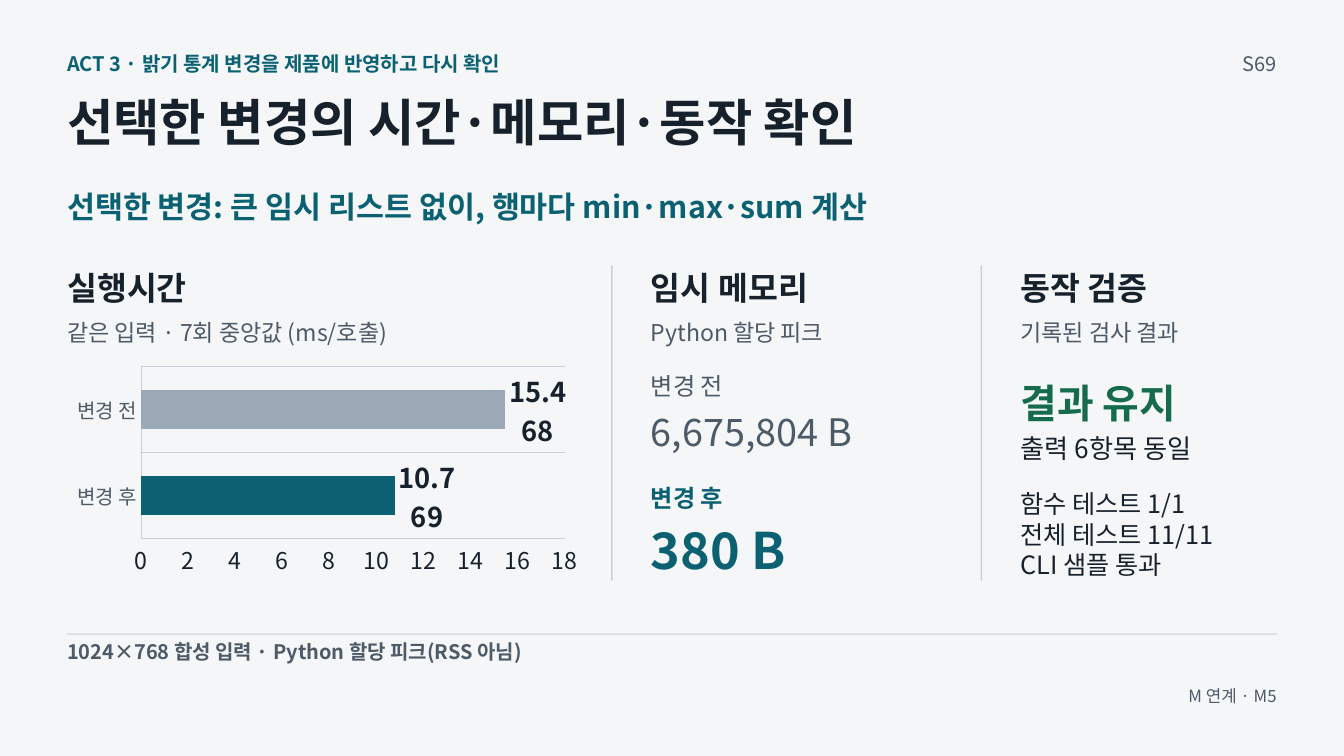
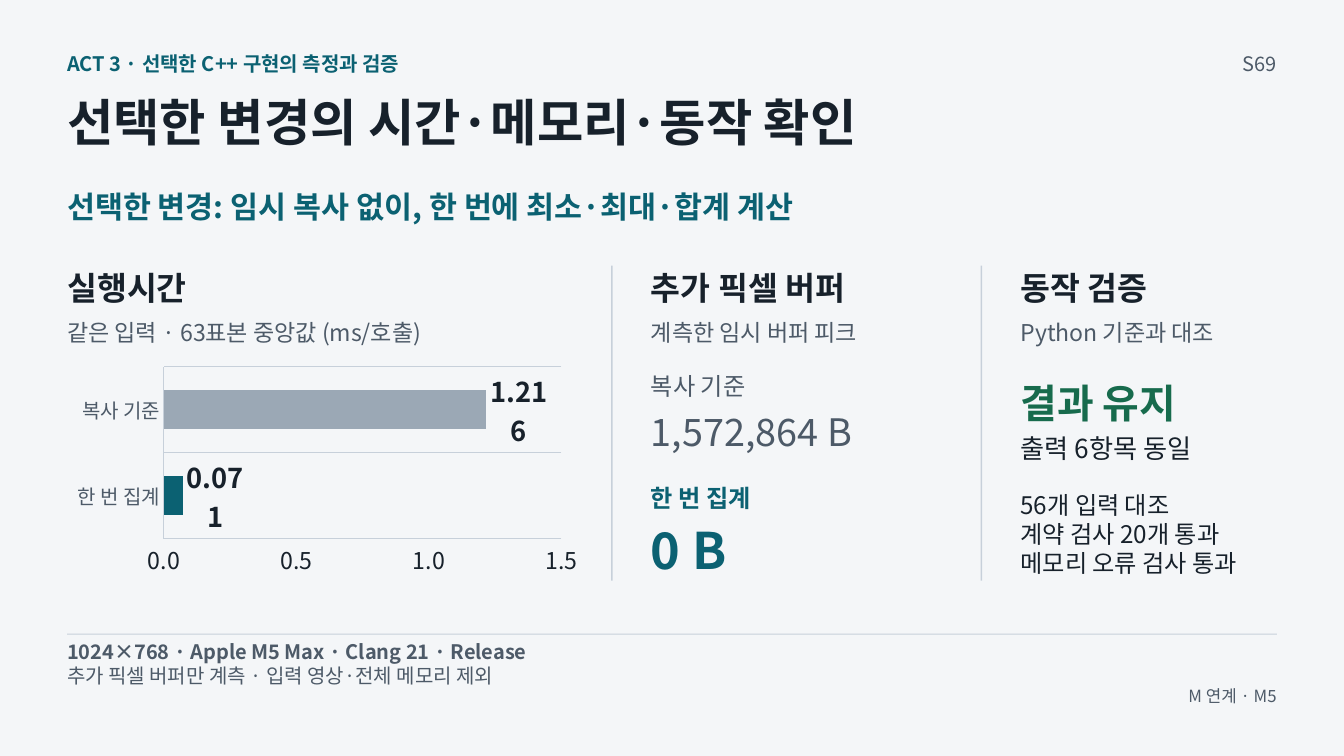
Before and after one commit to GideokKim/ai-dev-training, a slide deck: slide 10 of production/ACT_3.pptx. Drawn at 1344x756 pixels with LibreOffice and Linux fonts; fonts in the diff are those of the drawing. Boxes give left, top, right and bottom in pixels: in the first picture for what was removed or moved away, otherwise in the second. Text is boxed around its words. In the diff, an @@ line names an element or a change of style, - is before the commit and + after.

```diff
--- a/production/ACT_3.pptx
+++ b/production/ACT_3.pptx
@@ text at box(67, 54, 400, 73): text changed @@
-ACT 3 · 밝기 통계 변경을 제품에 반영하고 다시 확인
+ACT 3 · 선택한 C++ 구현의 측정과 검증
@@ text at box(67, 192, 794, 225): text changed @@
-선택한 변경: 큰 임시 리스트 없이, 행마다 min·max·sum 계산
+선택한 변경: 임시 복사 없이, 한 번에 최소·최대·합계 계산
@@ text removed at box(651, 272, 808, 303) @@
-임시 메모리
@@ text added at box(651, 272, 845, 303), 23.2 pt, text #17212B, bold @@
+추가 픽셀 버퍼
@@ text at box(67, 322, 421, 346): text changed @@
-같은 입력 · 7회 중앙값 (ms/호출)
+같은 입력 · 63표본 중앙값 (ms/호출)
@@ text at box(651, 322, 857, 343): text changed @@
-Python 할당 피크
+계측한 임시 버퍼 피크
@@ text at box(1021, 322, 1214, 346): text changed @@
-기록된 검사 결과
+Python 기준과 대조
@@ bar chart at box(68, 362, 589, 581) @@
-categories: 변경 후, 변경 전
+categories: 한 번 집계, 복사 기준
-Series 1: 10.769, 15.468
+Series 1: 0.071, 1.216
@@ category axis changed @@
@@ value axis changed @@
@@ text at box(651, 375, 746, 397): text changed @@
-변경 전
+복사 기준
@@ text at box(651, 418, 852, 453): text changed @@
-6,675,804 B
+1,572,864 B
@@ text at box(651, 486, 751, 509): text changed @@
-변경 후
+한 번 집계
@@ text at box(1021, 494, 1237, 574): text changed; size 18 to 17.2 pt @@
-함수 테스트 1/1
-전체 테스트 11/11
-CLI 샘플 통과
+56개 입력 대조
+계약 검사 20개 통과
+메모리 오류 검사 통과
@@ text at box(651, 531, 726, 570): text changed @@
-380 B
+0 B
@@ text at box(67, 643, 527, 664): text changed @@
-1024×768 합성 입력 · Python 할당 피크(RSS 아님)
+1024×768 · Apple M5 Max · Clang 21 · Release
@@ text added at box(67, 662, 493, 685), 14.2 pt, text #4D5A68 @@
+추가 픽셀 버퍼만 계측 · 입력 영상·전체 메모리 제외
```
Also in this commit, not shown: 2 other slides changed, 27 other files.
